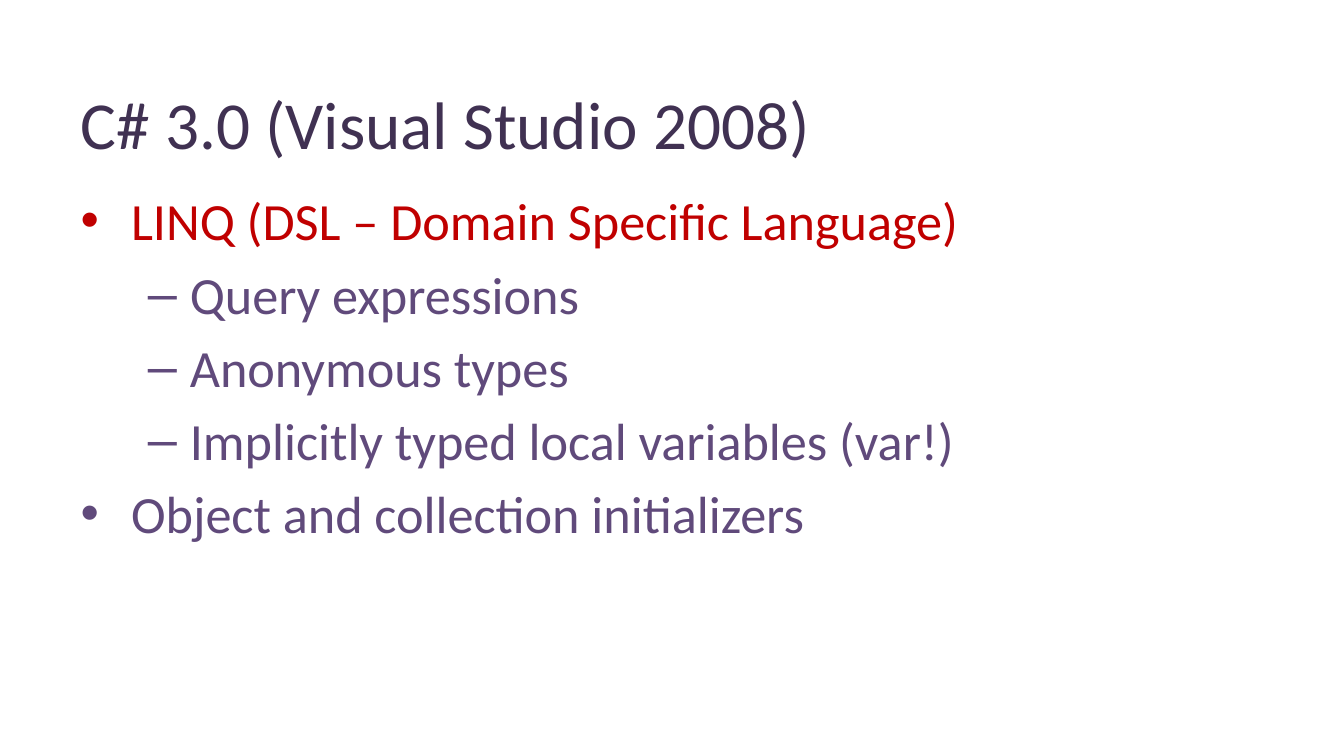
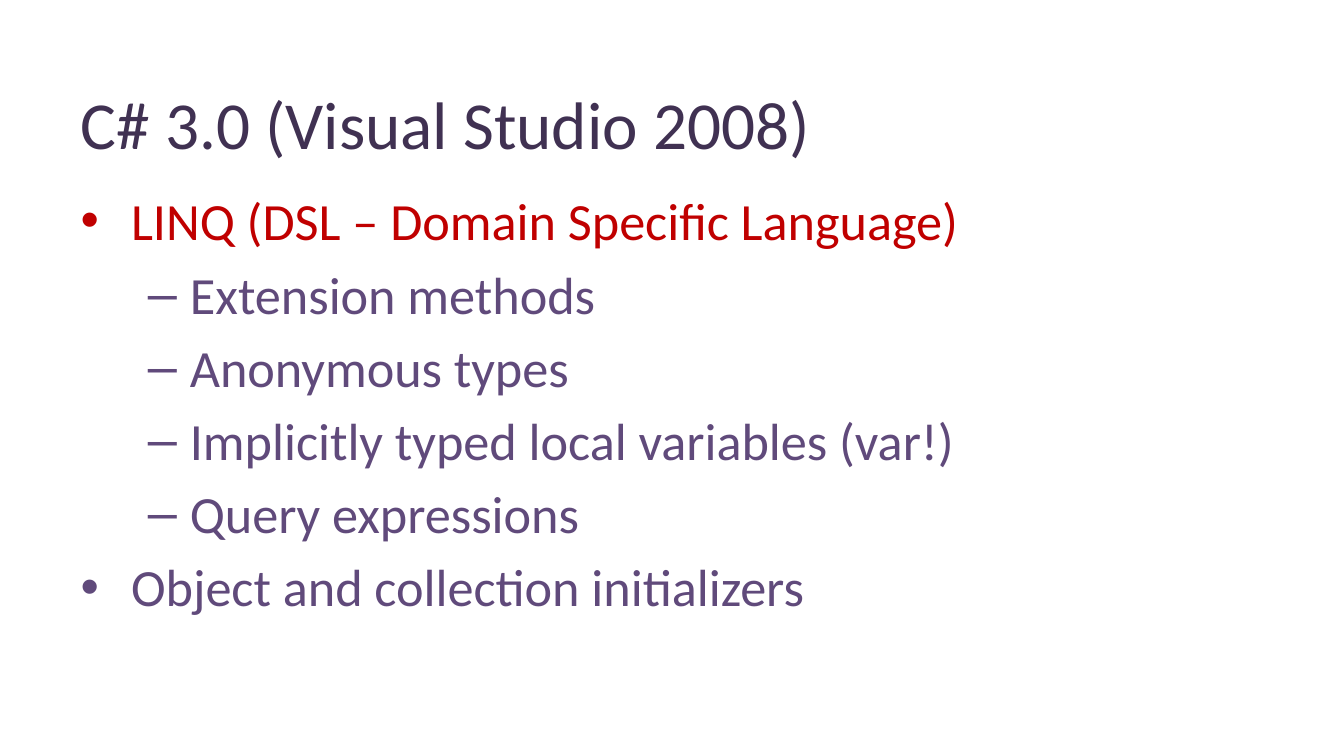
Before and after one commit to wozni/CSharpQuoVadis, a slide deck: slide 11 of docs/C# Quo vadis v2.pptx. Drawn at 1344x756 pixels with LibreOffice and Linux fonts; fonts in the diff are those of the drawing; background and template pictures are left out. Boxes give left, top, right and bottom in pixels: in the first picture for what was removed or moved away, otherwise in the second. Text is boxed around its words. In the diff, an @@ line names an element or a change of style, - is before the commit and + after.

Commit message:
wip

```diff
--- a/docs/C# Quo vadis v2.pptx
+++ b/docs/C# Quo vadis v2.pptx
@@ text at bbox=[190, 277, 595, 315]: text changed @@
-  – Query expressions
+  – Extension methods
@@ text at bbox=[190, 497, 579, 542]: paragraph added @@
+  – Query expressions
```
